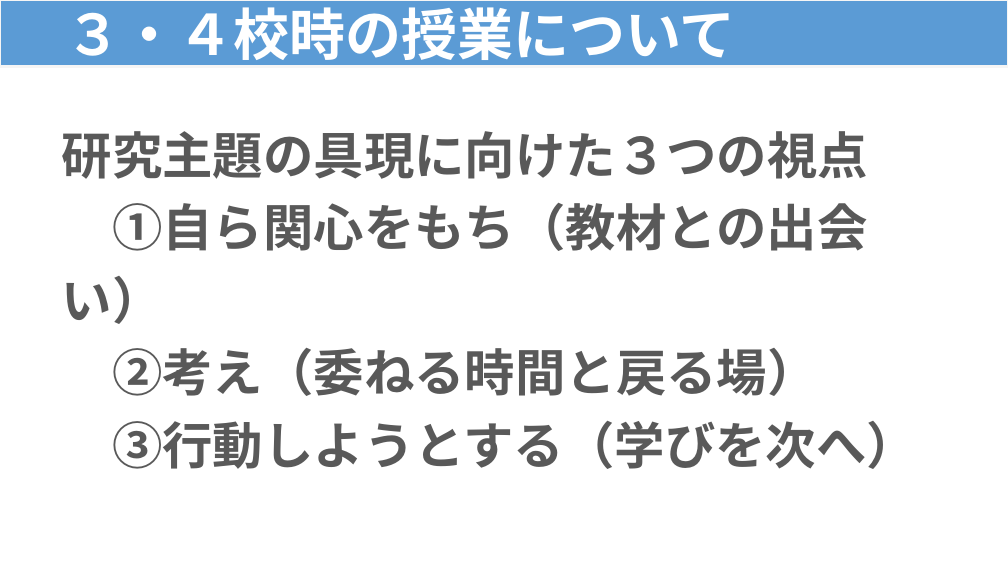
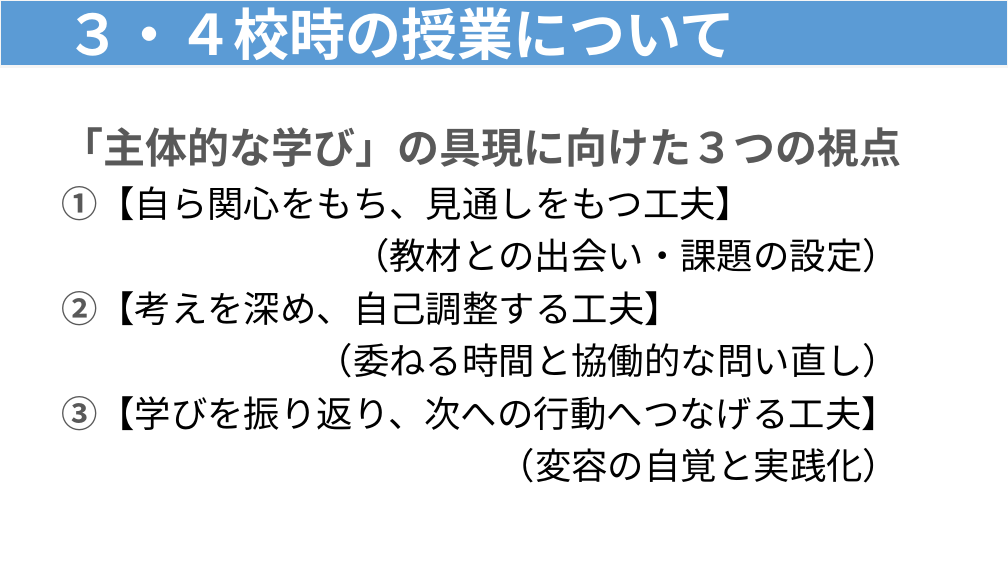
Before and after one commit to contynet730-star/con30, a slide deck: slide 6 of output/★指導課訪問★３・４校時指導助言資料（例）.pptx (slide 3 before the commit). Drawn at 1008x567 pixels with LibreOffice and Linux fonts; fonts in the diff are those of the drawing. Boxes give left, top, right and bottom in pixels: in the first picture for what was removed or moved away, otherwise in the second. Text is boxed around its words. In the diff, an @@ line names an element or a change of style, - is before the commit and + after.

```diff
--- a/output/★指導課訪問★３・４校時指導助言資料（例）.pptx
+++ b/output/★指導課訪問★３・４校時指導助言資料（例）.pptx
@@ text at [62, 127, 902, 483]: text changed; size 36 to 26 pt; text colour #595959 to #000000; bold off @@
-研究主題の具現に向けた３つの視点
-①自ら関心をもち（教材との出会い）
-②考え（委ねる時間と戻る場）
-③行動しようとする（学びを次へ）
+「主体的な学び」の具現に向けた３つの視点
+①【自ら関心をもち、見通しをもつ工夫】
+（教材との出会い・課題の設定）
+②【考えを深め、自己調整する工夫】
+（委ねる時間と協働的な問い直し）
+③【学びを振り返り、次への行動へつなげる工夫】
+（変容の自覚と実践化）
```
Also in this commit, not shown: 7 other slides changed, 7 slides added.
